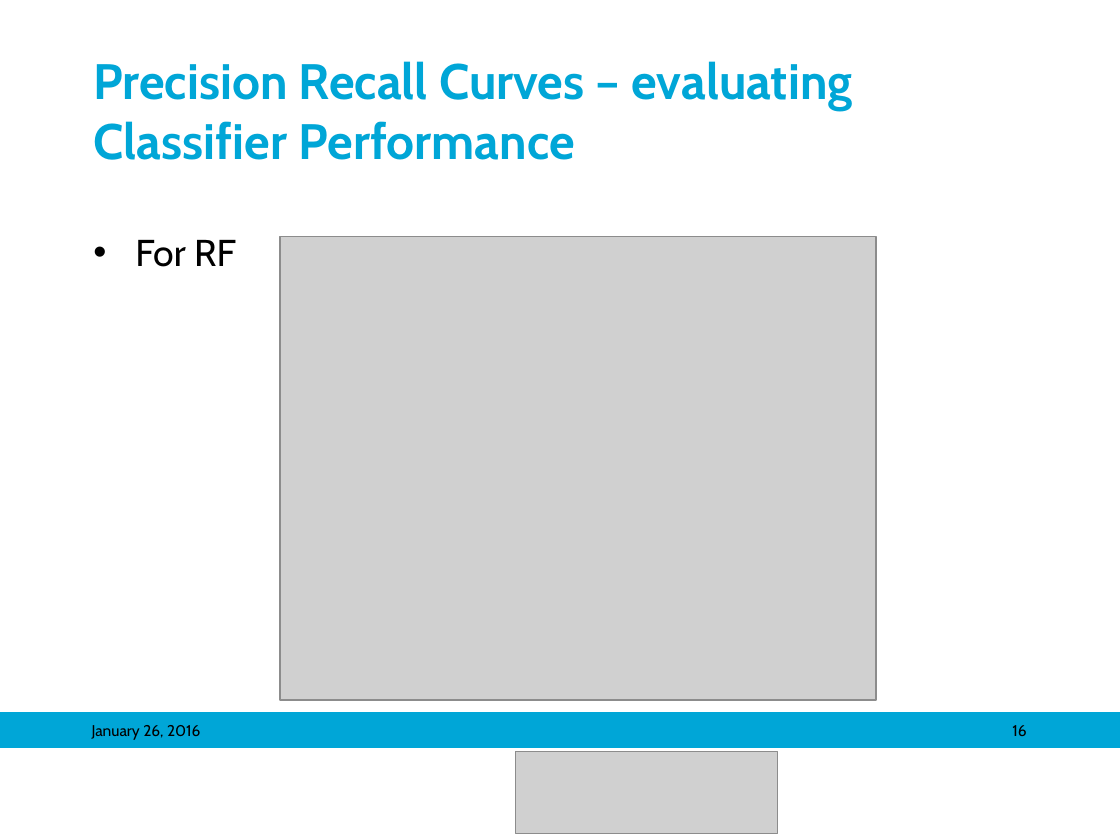
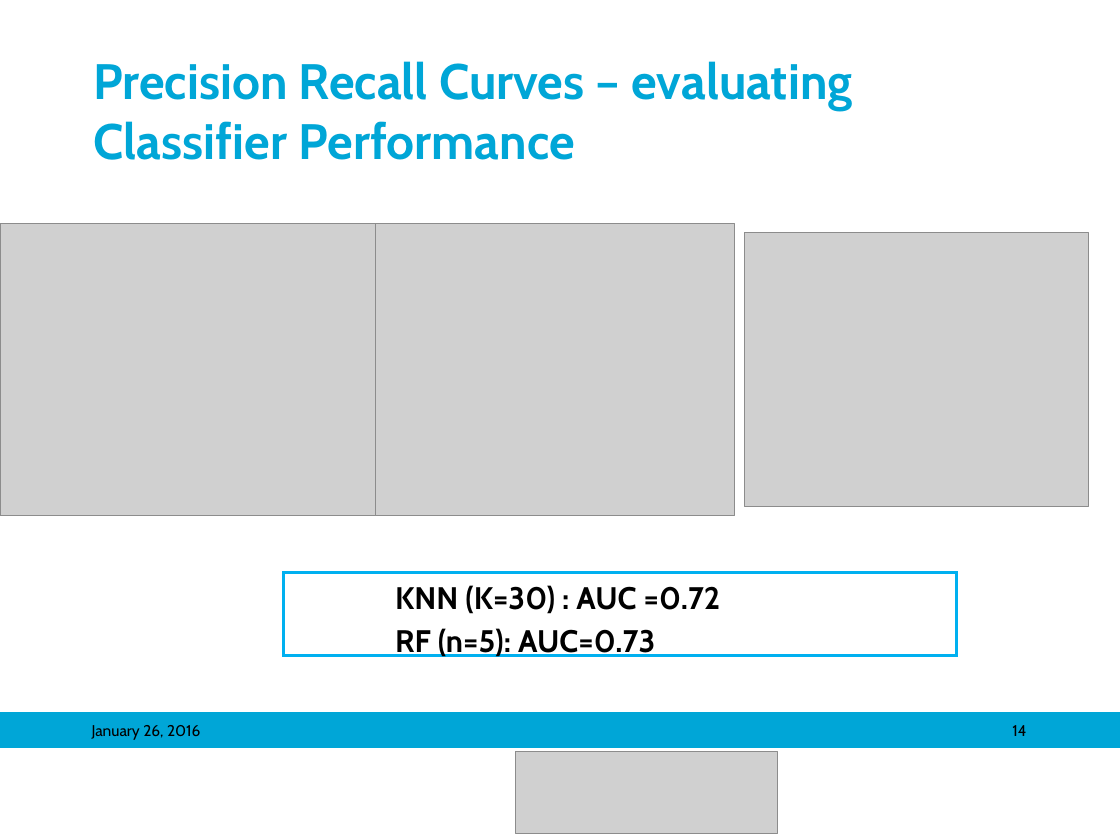
Before and after one commit to mariasv/MM_MedVis_Project, a slide deck: slide 14 of ppt/Object Detection in Medical Images_maria.pptx (slide 16 before the commit). Drawn at 1120x840 pixels with LibreOffice and Linux fonts; fonts in the diff are those of the drawing; grey boxes stand for pictures; background and template pictures are left out. Boxes give left, top, right and bottom in pixels: in the first picture for what was removed or moved away, otherwise in the second. Text is boxed around its words. In the diff, an @@ line names an element or a change of style, - is before the commit and + after.

Commit message:
final changes

```diff
--- a/ppt/Object Detection in Medical Images_maria.pptx
+++ b/ppt/Object Detection in Medical Images_maria.pptx
@@ picture: place and size @@
-picture at (280, 236, 876, 700)
+picture at (0, 224, 375, 516)
@@ picture added at (375, 224, 734, 516) @@
@@ picture added at (744, 233, 1088, 506) @@
@@ text removed at (135, 240, 236, 267) @@
-• For RF
@@ text added at (283, 572, 958, 666), outline #00B0F0 0.75 pt, 20 pt, text #000000, bold @@
+KNN (K=30) : AUC =0.72
+RF (n=5): AUC=0.73
@@ page number at (1012, 725, 1026, 736): text changed @@
-16
+14
```
Also in this commit, not shown: 8 other slides changed, 1 slide added, 2 slides removed.
